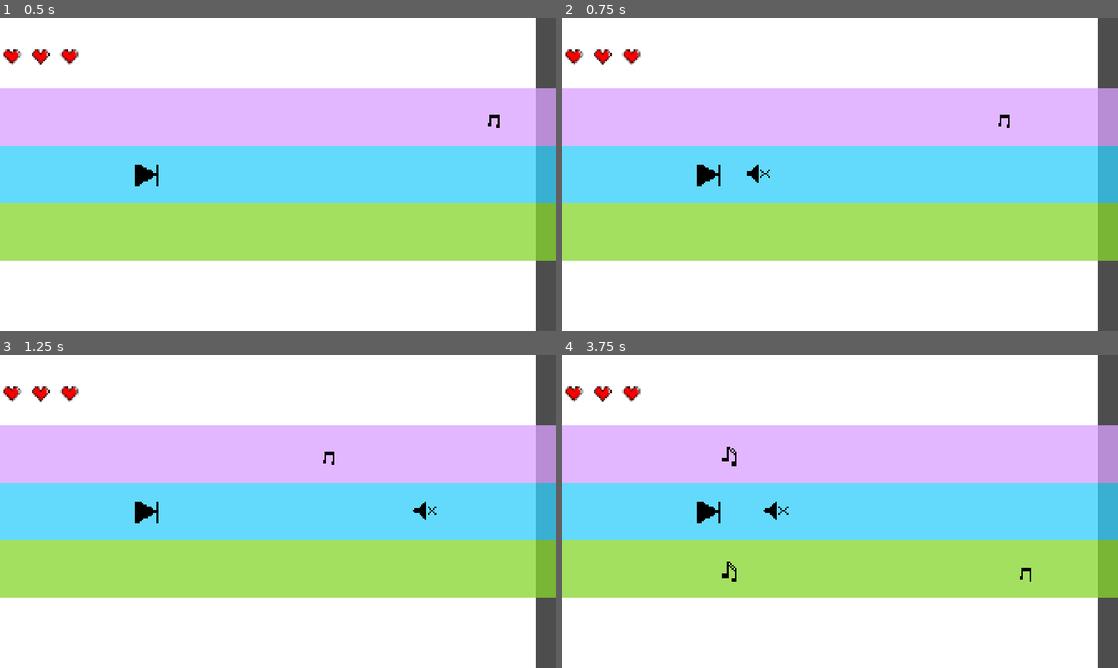
Above: before the commit, frames 1-4 (two rows, left to right).
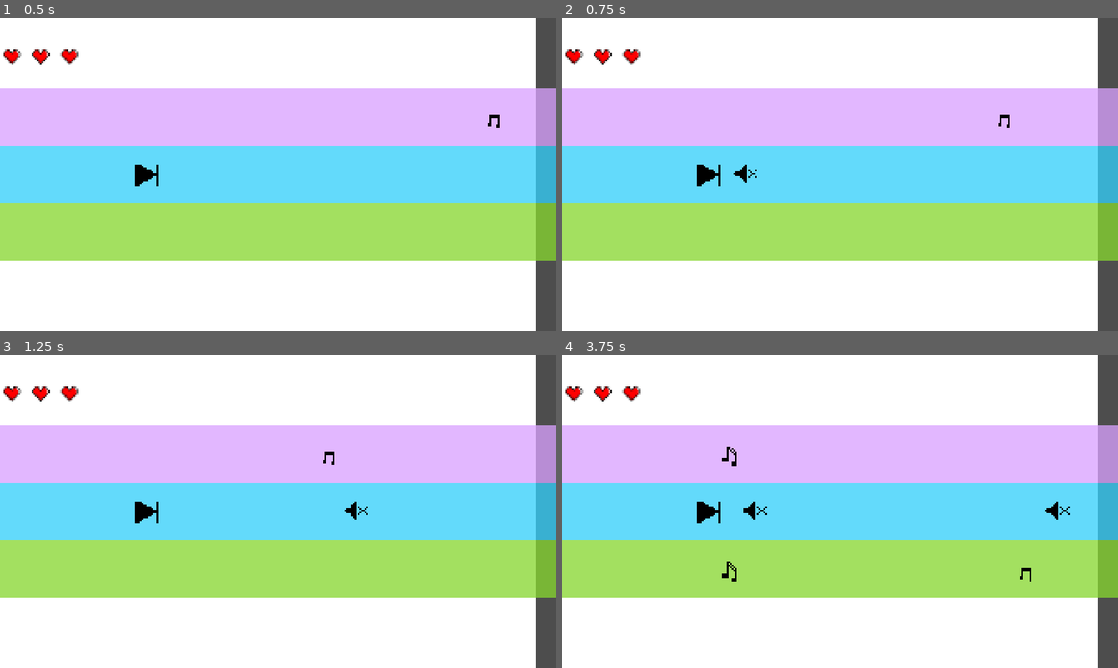
Above: after the commit, the same moments.

Repository: chorwat2137/haven-2026
Game: Godot game, scene res://scenes/main.tscn
Two runs of this game, one before a commit and one after it. Both use one fixed random seed, a clock stepped at 60 frames per second and the inputs below.
Inputs:
- Up to frame 1 (0.5 s): no input
- Up to frame 2 (0.75 s): tap Enter (ui_accept) at 0.5 s; hold Right (ui_right) from 0.53 s (still down); tap Space (shoot) at 0.6 s
- Up to frame 3 (1.25 s): keep holding Right (ui_right); tap Enter (ui_accept) at 0.77 s
- Up to frame 4 (3.75 s): tap Space (shoot) every 0.75 s from 1.35 to 3.6 s; tap Enter (ui_accept) at 1.52, 3.02 s; release Right (ui_right) at 2.03 s; hold Left (ui_left) 2.03-2.78 s; hold Right (ui_right) from 2.78 s (still down)

Frame 1 is identical in both runs. In frame 2, 0.1% of the frame differs, in the area x 30-38%, y 46-53%; in frame 3, 0.2%; in frame 4, 0.3%, in the area x 32-92%, y 46-53%.

Commit message:
Automatic sync

Diff:
--- a/scripts/mojpocisk.gd
+++ b/scripts/mojpocisk.gd
@@ -17,7 +17,7 @@
 		queue_free()
 # Called every frame. 'delta' is the elapsed time since the previous frame.
 func _process(delta: float) -> void:
-	position.x += get_parent().speed * 2
+	position.x += get_parent().speed * 1.5
 	if position.x  < get_parent().get_node("Player").position.x:
 		print("zmywam się stąd")
 		self.queue_free()
